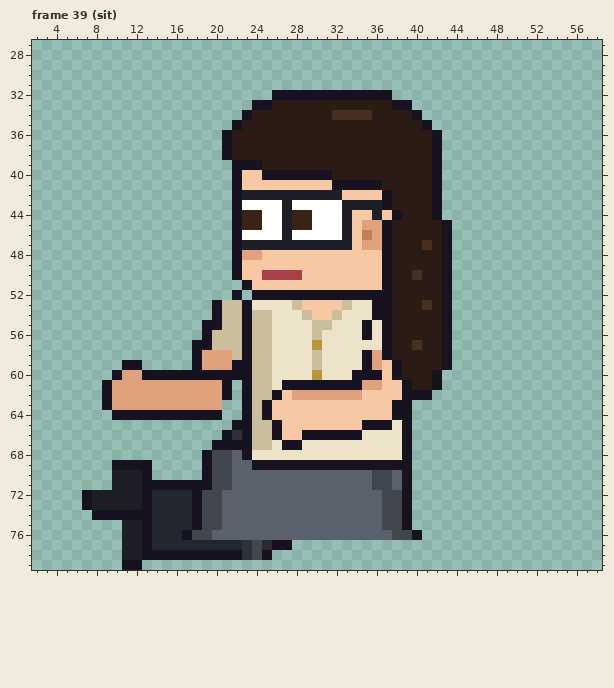
File history of a pixel-art file, sprites/clients/client_paralegal_left_anim.aseprite. This is how it looked before the edit.
64x80 pixels, 129 frames. Colours within 5 levels of each other are drawn and written as one. Shown: frame 39 (sit): x 2..58, y 27..79. The commit also changed other frames, which this record leaves out.
And afterwards:
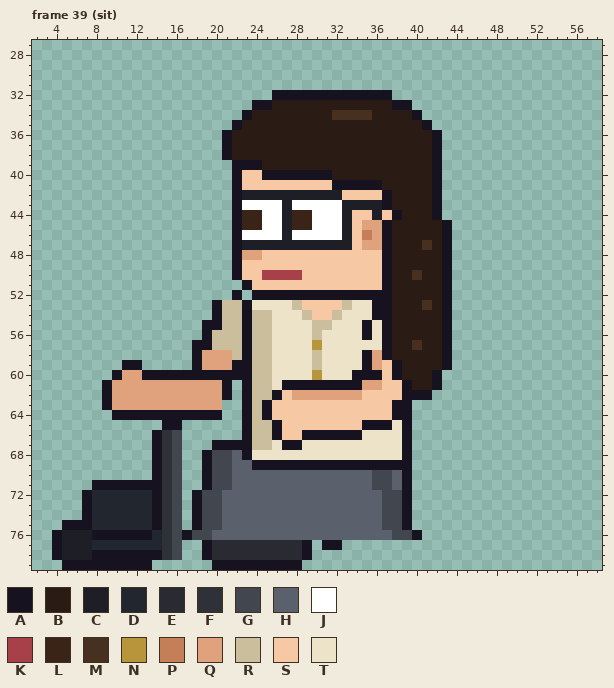
Palette (. is transparent): A #17121f  B #2a1c14  C #1e1e26  D #22262e  E #2a2a33  F #2e3238  G #42474f  H #5a606c  J #ffffff  K #a8404a  L #3a2418  M #47301f  N #b8943a  P #c47e58  Q #e0a27c  R #cbbe9c  S #f6c9a4  T #ede3c8
Change:
--- frame 39 (sit), layers "Pants", "Shoes"
@@ x 2..34 @@
 64 ........AAAAAAAAAAA..ARASSSSSSSSS
-65 ....................AARRASSSSSSSS
-66 ...................AFARRASSAAAAAA
-67 ..................AAAARRTAATTTTTT
-68 .................AGGHATTTTTTTTTTT
-69 ........AAAA.....AGGHHAAAAAAAAAAA
-70 ........CCCA.....AGGHHHHHHHHHHHHH
-71 ........CCCAAAAAAAGGHHHHHHHHHHHHH
-72 .....ACCCCCADDDDAGGHHHHHHHHHHHHHH
-73 .....ACCCCCADDDDAGGHHHHHHHHHHHHHH
-74 ......AAAAAADDDDAGGHHHHHHHHHHHHHH
-75 .........CCADDDDAGGHHHHHHHHHHHHHH
-76 .........CCADDDAGGHHHHHHHHHHHHHHH
-77 .........CCADDDDDDDDDFGEAA.......
-78 .........CCAAAAAAAAAAFGA.........
-79 .........AA......................
+65 .............AA......ARRASSSSSSSS
+66 ............AFG......ARRASSAAAAAA
+67 ............AFG...AAAARRTAATTTTTT
+68 ............AFG..AGGHATTTTTTTTTTT
+69 ............AFG..AGGHHAAAAAAAAAAA
+70 ............AFG..AGGHHHHHHHHHHHHH
+71 ......AAAAAAAFG..AGGHHHHHHHHHHHHH
+72 .....ADDDDDDAFG.AGGHHHHHHHHHHHHHH
+73 .....ADDDDDDAFG.AGGHHHHHHHHHHHHHH
+74 .....ADDDDDDAFG.AGGHHHHHHHHHHHHHH
+75 ...AAADDDDDDAFG.AGGHHHHHHHHHHHHHH
+76 ..ACCCAAAAAADFGAGGHHHHHHHHHHHHHHH
+77 ..ACCCDDDDDDDFG..AEEEEEEEEEA.AA..
+78 ..ACCCAAAAAAAFG..AEEEEEEEEEA.....
+79 ...AAAAAAAAA......AAAAAAAAA......
Changed places in both pictures, as pixel boxes (x1, y1, x2, y2):
changed: (52, 420, 342, 570)
